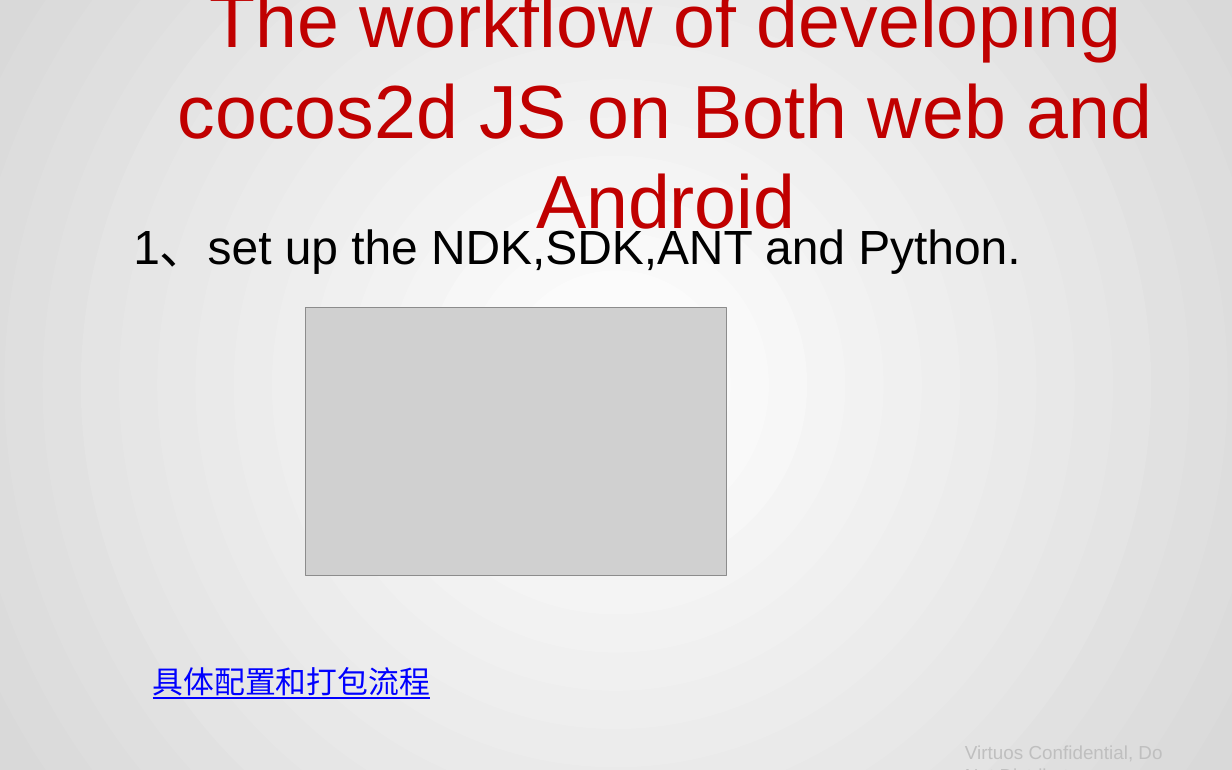
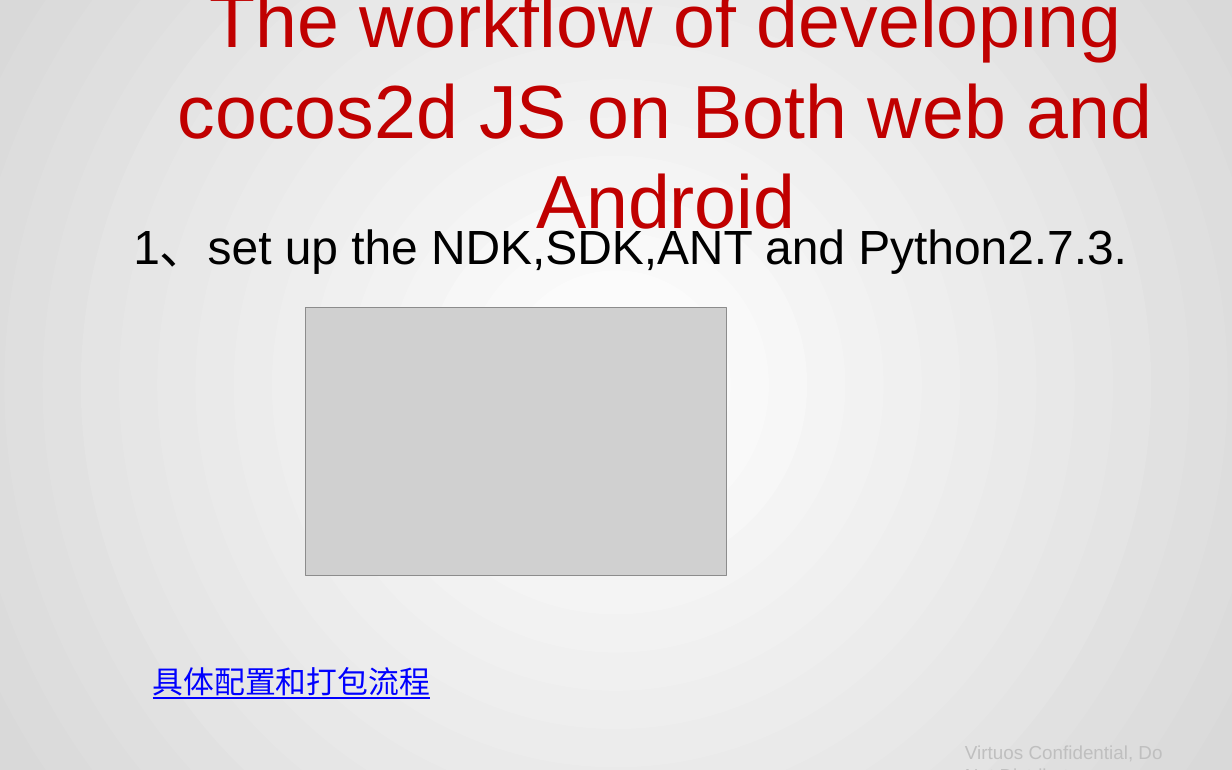
Before and after one commit to VirtuosZhangCH/miniGame, a slide deck: slide 7 of Android.pptx. Drawn at 1232x770 pixels with LibreOffice and Linux fonts; fonts in the diff are those of the drawing; grey boxes stand for pictures; background and template pictures are left out. Boxes give left, top, right and bottom in pixels: in the first picture for what was removed or moved away, otherwise in the second. Text is boxed around its words. In the diff, an @@ line names an element or a change of style, - is before the commit and + after.

```diff
--- a/Android.pptx
+++ b/Android.pptx
@@ text at bbox=[133, 226, 1127, 273]: text changed @@
-1、set up the NDK,SDK,ANT and Python.
+1、set up the NDK,SDK,ANT and Python2.7.3.
```
Also in this commit, not shown: 2 other slides changed, 5 slides added, 2 other files.
